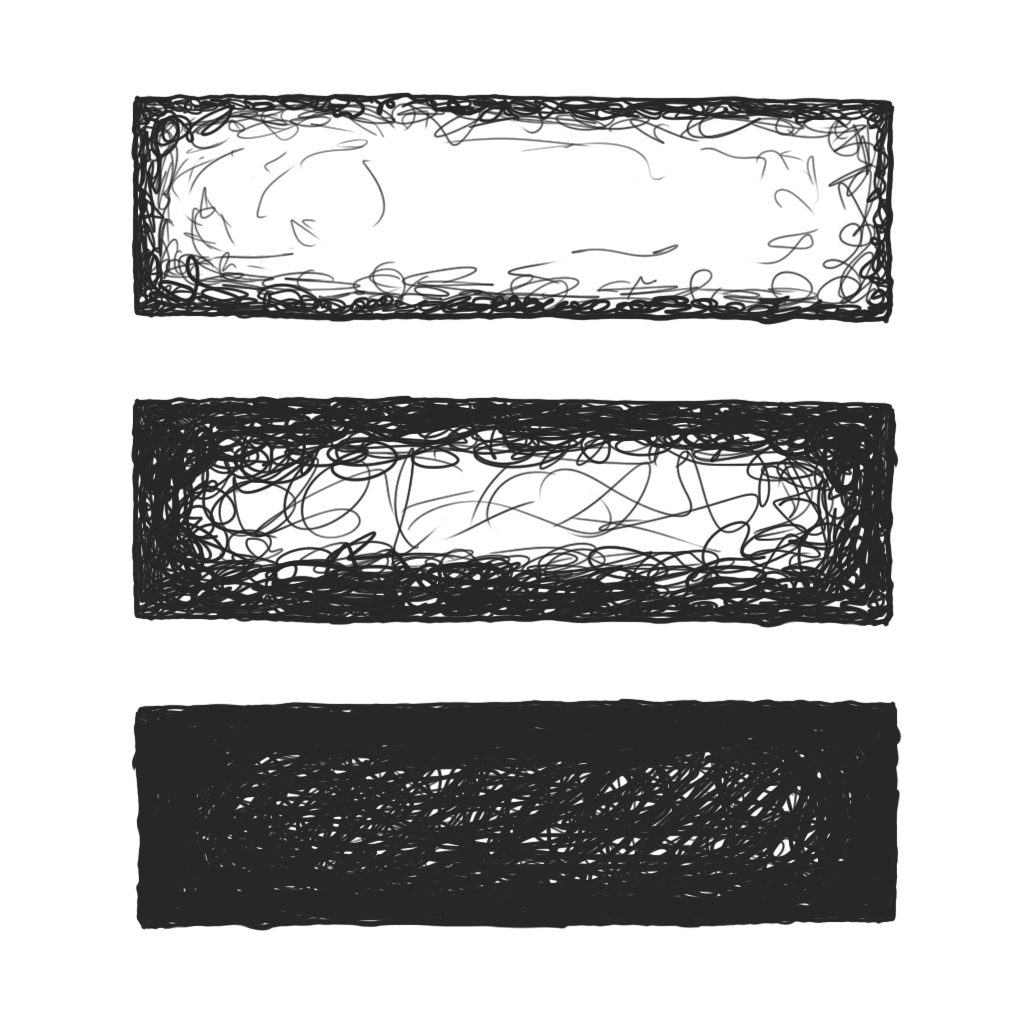
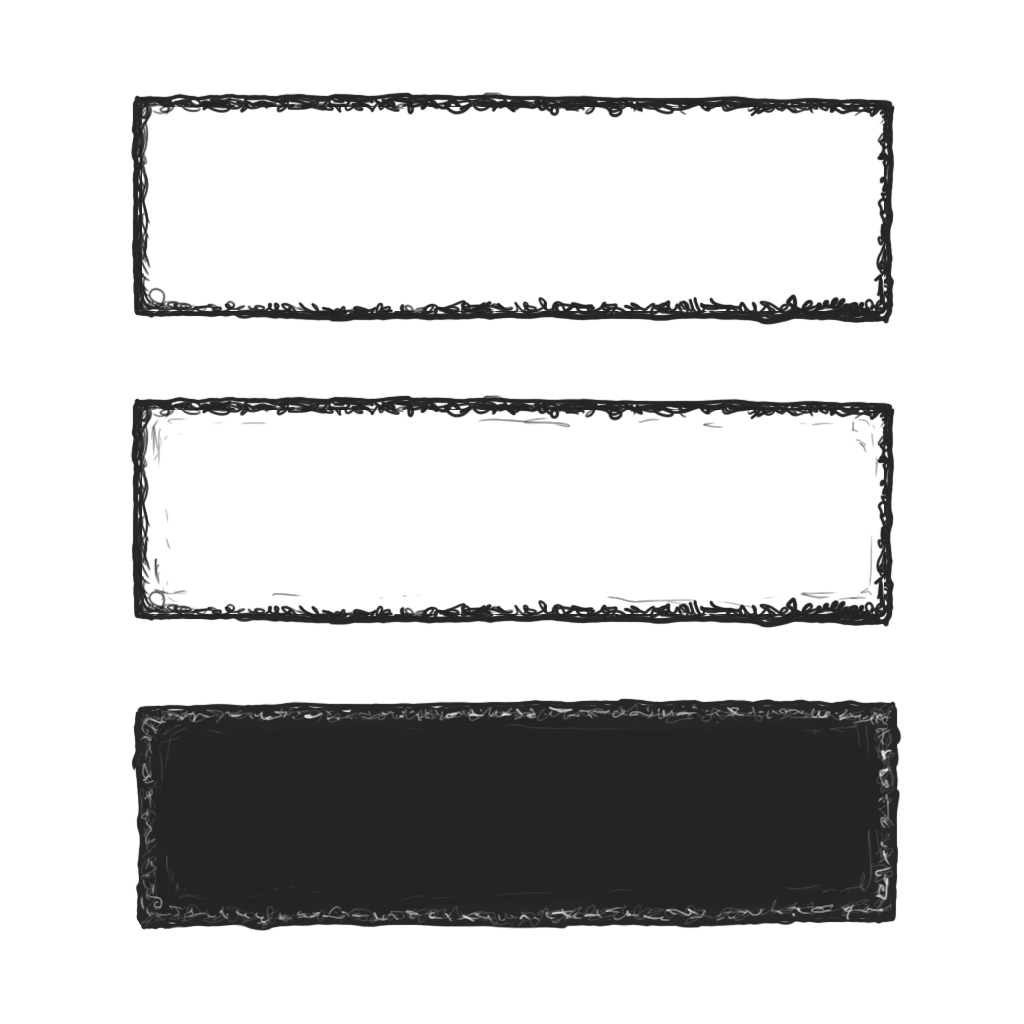
Layers edited between the first and the second (1024, 1024) image:
painted on "Слой 2 копия 2" over (137, 704, 896, 929)
hid "Слой 2 копия" over (131, 395, 899, 627)
added layer "Слой 2 копия 3" above "Слой 5" over (131, 395, 895, 627)
added layer "Слой 5" above "Слой 2" over (131, 395, 893, 627)
painted on "Слой 2" over (136, 92, 891, 322)
